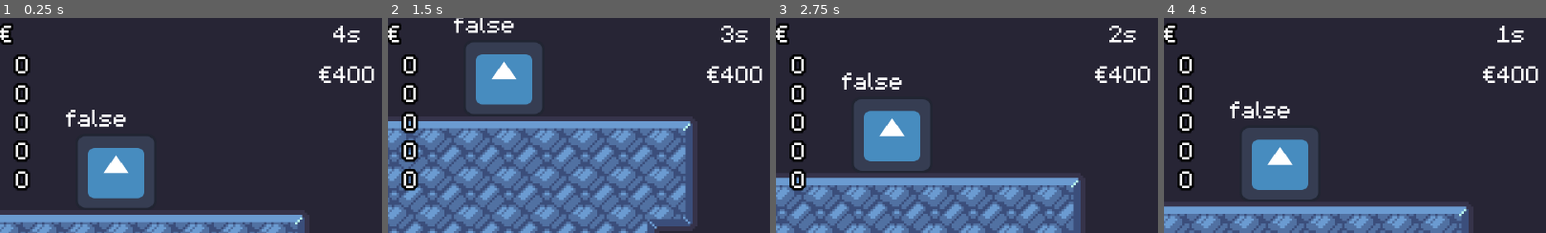
Above: before the commit, frames 1-4 (left to right).
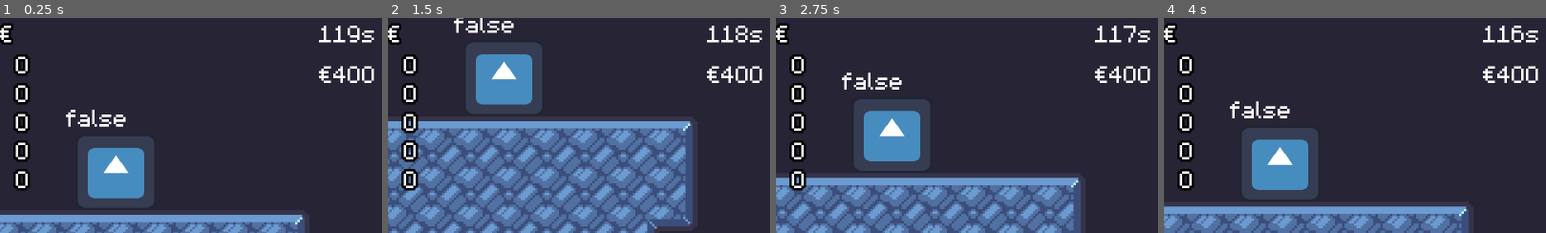
Above: after the commit, the same moments.

Repository: Ninesliced/ludumdare-57
Game: Godot game, scene res://scenes/main.tscn
Same seed, same stepped clock (60 frames per second), same inputs: the game is played once before the commit and once after it. The engine's default icon, where the game draws it, is replaced by a stand-in: a white triangle on a blue panel in a dark square.
Inputs (mouse positions are % of the whole screen's width and height, from its top left):
- Up to frame 1 (0.25 s): no input
- Up to frame 2 (1.5 s): move the mouse to (72, 45) at 0.52 s; hold D (right) 0.53-1.25 s; hold J (burrow) 0.53-1.25 s; click (72, 45) at 0.67 s; tap Space (jump) at 0.77 s; drag from (30, 55) to (19, 8) at 1.27 s
- Up to frame 3 (2.75 s): move the mouse to (60, 28) at 2.02 s; hold A (left) from 2.03 s (still down); hold Right mouse button (right_click) from 2.03 s (still down)
- Up to frame 4 (4 s): release A (left) at 2.75 s; release Right mouse button (right_click) at 2.75 s; drag from (45, 70) to (73, 32) at 2.77 s; move the mouse to (80, 65) at 3.52 s; press the mouse at (80, 65) at 3.53 s; hold D (right) from 3.53 s (still down); tap Space (jump) at 3.77 s
The pictures show only the part of the screen within x 4-54%, y 0-50%; the shares and areas given below are measured in that part.

The runs differ from the first frame. In frame 1, 0.5% of the frame differs, in the area x 83-98%, y 3-12%; in frame 2, 0.5%; in frame 3, 0.5%; in frame 4, 0.3%.

Commit message:
Refactor spikes.gd and game_state_manager.gd

Diff:
--- a/scenes/entities/blocks/spikes.gd
+++ b/scenes/entities/blocks/spikes.gd
@@ -18,7 +18,8 @@
 	var globalPlayer: Player = get_tree().get_first_node_in_group("player")
 	if(!globalPlayer):
 		return
-	sprite.hide()
-	globalPlayer.remove_live("spike")
-	print("pik")
-	queue_free()
+	if globalPlayer.state_machine.current_state.name == "Grounded":
+		globalPlayer.remove_live("spike")
+		sprite.hide()
+		queue_free()
+		return
--- a/scenes/game_state_manager.gd
+++ b/scenes/game_state_manager.gd
@@ -10,7 +10,7 @@
 
 func start_timer():
     timer = Timer.new()
-    timer.wait_time = 5
+    timer.wait_time = 120
     timer.one_shot = false
     timer.timeout.connect(_on_timeout)
     add_child(timer)
